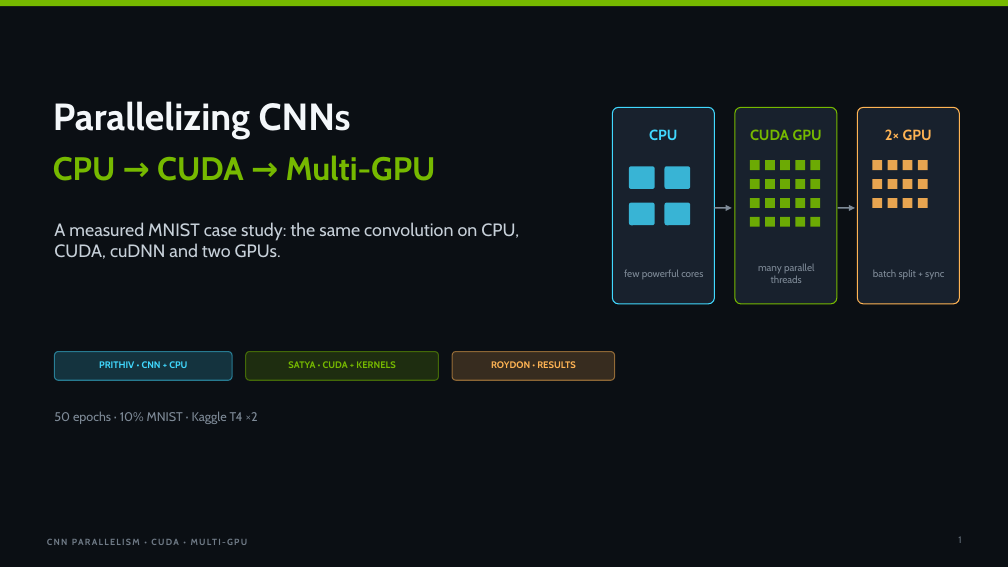
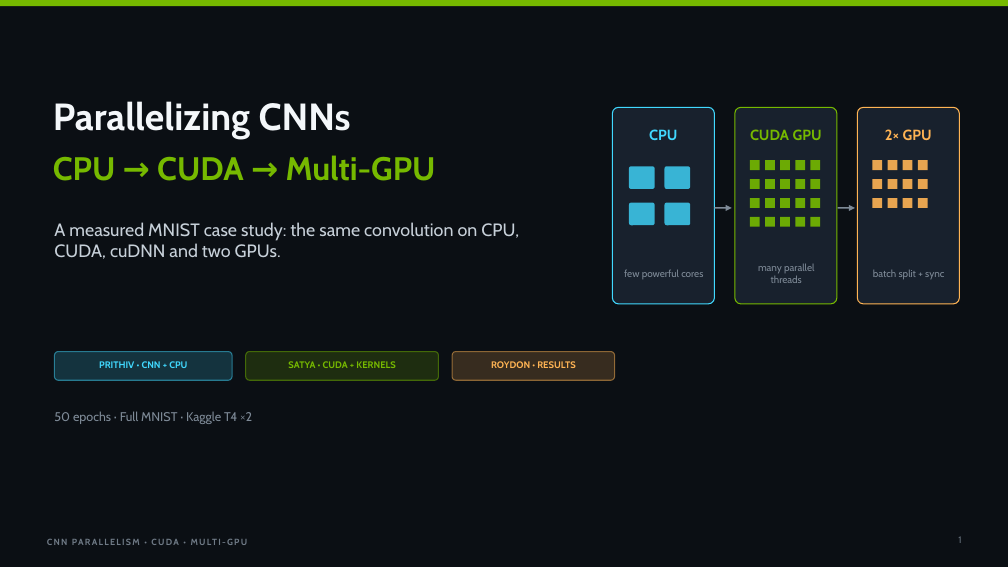
Before and after one commit to saltypal/CNN-CUDA-Case-Study, a slide deck: slide 1 of presentation/CNN_CUDA_Case_Study.pptx. Drawn at 1008x567 pixels with LibreOffice and Linux fonts; fonts in the diff are those of the drawing. Boxes give left, top, right and bottom in pixels: in the first picture for what was removed or moved away, otherwise in the second. Text is boxed around its words. In the diff, an @@ line names an element or a change of style, - is before the commit and + after.

Commit message:
Publish full MNIST five-path results and presentation

```diff
--- a/presentation/CNN_CUDA_Case_Study.pptx
+++ b/presentation/CNN_CUDA_Case_Study.pptx
@@ text at (x1=54, y1=411, x2=252, y2=424): text changed @@
-50 epochs · 10% MNIST · Kaggle T4 ×2
+50 epochs · Full MNIST · Kaggle T4 ×2
```
Also in this commit, not shown: 10 other slides changed, 51 other files.
